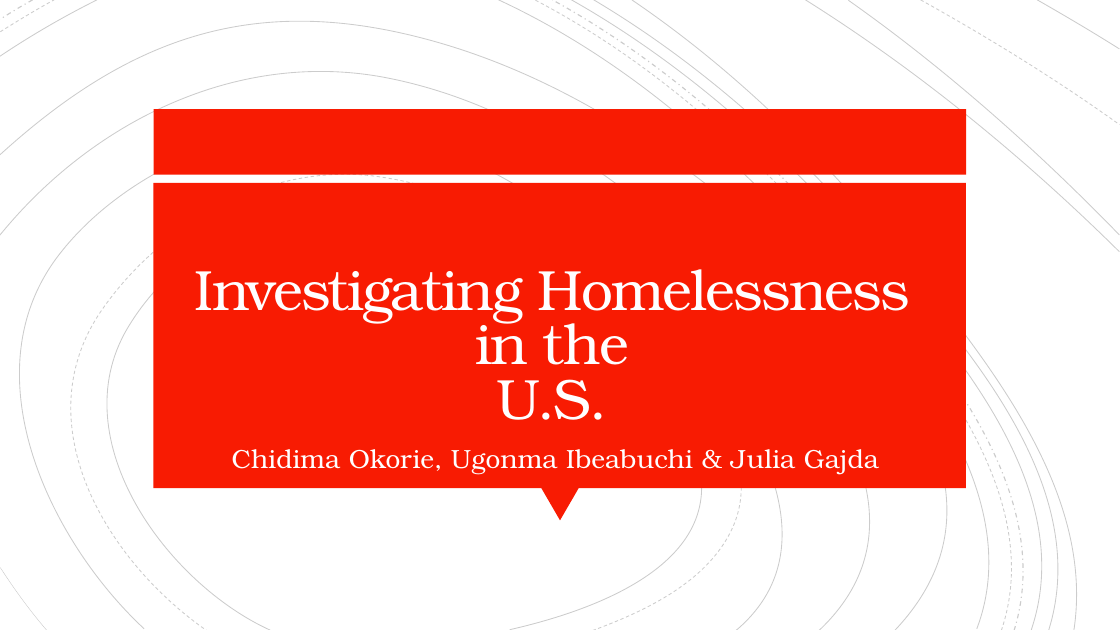
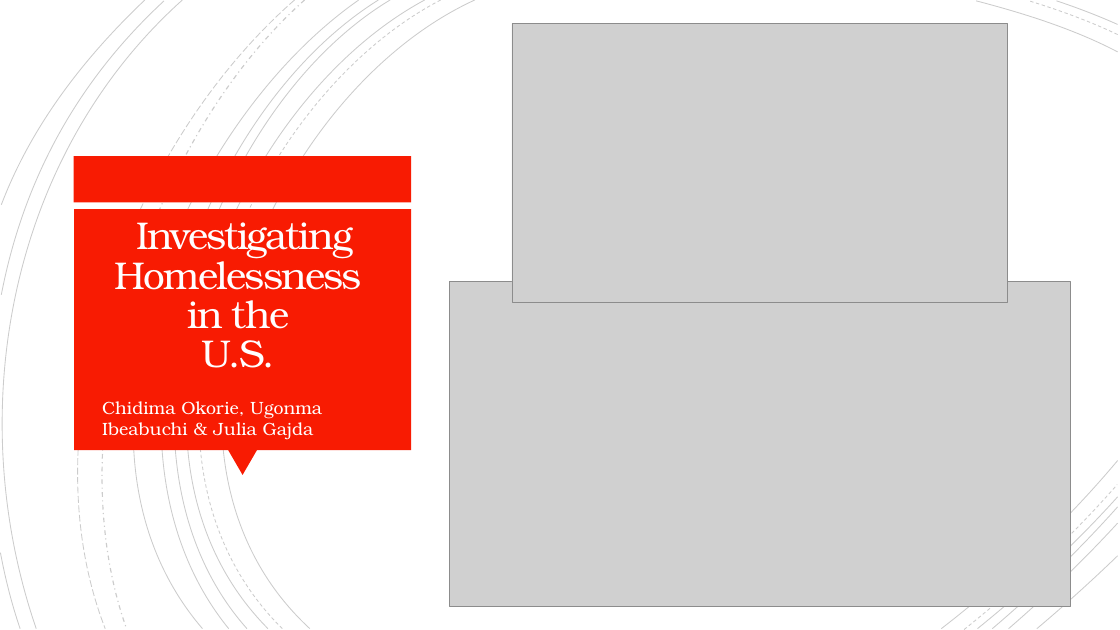
Before and after one commit to cic2003/Group3Project1, a slide deck: slide 1 of Homelessness Presentation_Project 1_ChidimaEdits.pptx. Drawn at 1120x630 pixels with LibreOffice and Linux fonts; fonts in the diff are those of the drawing; grey boxes stand for pictures. Boxes give left, top, right and bottom in pixels: in the first picture for what was removed or moved away, otherwise in the second. Text is boxed around its words. In the diff, an @@ line names an element or a change of style, - is before the commit and + after.

```diff
--- a/Homelessness Presentation_Project 1_ChidimaEdits.pptx
+++ b/Homelessness Presentation_Project 1_ChidimaEdits.pptx
@@ freeform shape: place and size @@
-freeform shape at [0,0,97,56]
+freeform shape at [2,0,145,205]
@@ group added at [0,0,1118,630]: 11 freeform shapes @@
@@ freeform shape: place and size @@
-freeform shape at [0,0,1019,630]
+freeform shape at [45,0,359,628]
@@ freeform shape: place and size @@
-freeform shape at [632,0,1095,630]
+freeform shape at [82,0,378,628]
@@ freeform shape: place and size @@
-freeform shape at [0,50,949,630]
+freeform shape at [92,0,425,628]
@@ freeform shape: place and size @@
-freeform shape at [0,118,861,630]
+freeform shape at [92,0,391,628]
@@ freeform shape: place and size @@
-freeform shape at [23,164,761,630]
+freeform shape at [103,0,441,628]
@@ freeform shape: place and size @@
-freeform shape at [61,185,739,630]
+freeform shape at [120,0,475,628]
@@ picture added at [513,24,1008,302] @@
@@ group removed at [0,0,1120,630]: 9 freeform shapes @@
@@ freeform shape: place and size @@
-freeform shape at [1038,0,1120,49]
+freeform shape at [976,1,1117,52]
@@ freeform shape: place and size @@
-freeform shape at [921,0,1120,125]
+freeform shape at [1029,1,1117,34]
@@ rectangle removed at [154,109,966,175] @@
@@ rectangle added at [74,156,412,202], fill #F81B02 @@
@@ text "Investigating Homelessness in the U.S.": place and size @@
-text "Investigating Homelessness in the U.S." at [195,269,910,420]
+text "Investigating Homelessness in the U.S." at [115,222,362,368]
@@ text "Investigating Homelessness in the U.S." at [115,222,362,368]: size 48.6 to 33.1 pt; line spacing 0.8 to 0.85; vertical alignment bottom to middle @@
@@ rectangle added at [74,209,411,450], fill #F81B02 @@
@@ rectangle removed at [154,183,966,488] @@
@@ picture added at [450,281,1071,606] @@
@@ text "Chidima Okorie, Ugonma Ibeabuchi & ...": place and size @@
-text "Chidima Okorie, Ugonma Ibeabuchi & ..." at [232,449,879,475]
+text "Chidima Okorie, Ugonma Ibeabuchi & ..." at [102,401,322,440]
@@ text "Chidima Okorie, Ugonma Ibeabuchi & ..." at [102,401,322,440]: size 22.5 to 15.2 pt, text colour #FFFEFF to #FFFFFF; alignment centre to left; bullet none to ▪; line spacing 0.8 to 1; vertical alignment top to middle @@
@@ triangle added at [228,450,257,476], fill #F81B02 @@
@@ triangle removed at [541,488,579,520] @@
@@ freeform shape: place and size @@
-freeform shape at [0,568,46,630]
+freeform shape at [1,553,20,628]
@@ freeform shape at [1,553,20,628]: outline #000000 0.38 pt to #000000 0.75 pt @@
```
Also in this commit, not shown: 2 other slides changed, 17 slides added, 6 slides removed.
